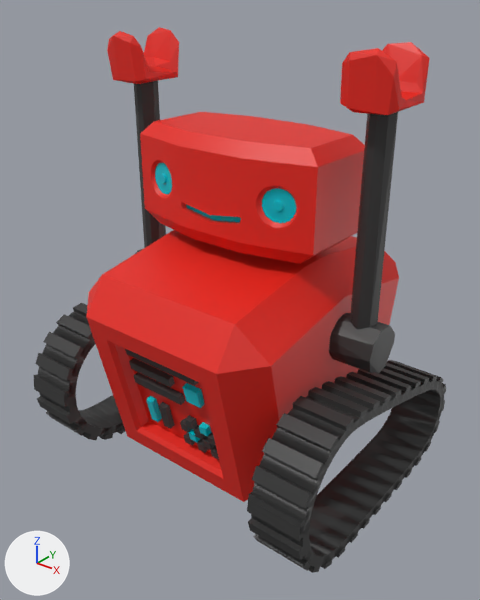
Two versions of the FBX model Assets/Models/Player/Player_robot.fbx, one commit apart.
One viewpoint serves both versions: a 50 mm camera at (1.63, -2.15, 2.15) aimed at (-0.05, -0.06, 0.85). Arrows for +X, +Y and +Z are at lower left; the lights stay in place. Where no turn or scale is listed for an object, it has been applied to the vertices.
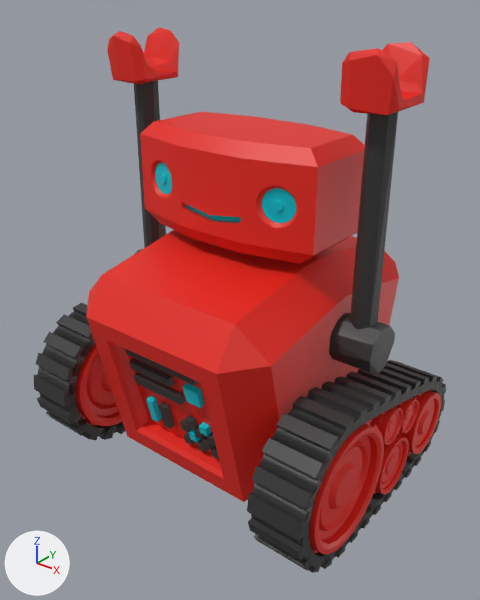
The change, as a diff of the scene's bpy script:
```diff
--- a/Assets/Models/Player/Player_robot.fbx.py
+++ b/Assets/Models/Player/Player_robot.fbx.py
@@ me_cylinder_002_1 @@
+me_cylinder_002_1.from_pydata(...)  # 1408 vertices, 1348 faces; spans x -1.44..0.13, y -0.29..0.29, z -0.29..0.29
+me_cylinder_002_1.materials.append(mat_colour)  # red #e72316
@@ me_cylinder_004 @@
+me_cylinder_004.from_pydata(...)  # 1408 vertices, 1348 faces; spans x -1.44..0.13, y -0.15..0.15, z -0.15..0.15
+me_cylinder_004.materials.append(mat_colour)  # red #e72316
@@ me_cylinder_009 @@
+me_cylinder_009.from_pydata(...)  # 1408 vertices, 1348 faces; spans x -1.43..0.12, y -0.09..0.09, z -0.09..0.09
+me_cylinder_009.materials.append(mat_colour)  # red #e72316
@@ me_cylinder_005 @@
+me_cylinder_005.from_pydata(...)  # 1408 vertices, 1348 faces; spans x -1.43..0.12, y -0.09..0.09, z -0.09..0.09
+me_cylinder_005.materials.append(mat_colour)  # red #e72316
@@ me_cylinder_003_1 @@
+me_cylinder_003_1.from_pydata(...)  # 1024 vertices, 964 faces; spans x -1.44..0.13, y -0.18..0.18, z -0.18..0.18
+me_cylinder_003_1.materials.append(mat_colour)  # red #e72316
@@ ob_cylinder @@
+ob_cylinder = bpy.data.objects.new('Cylinder', me_cylinder_002_1)
+ob_cylinder.location = (0.582, -0.317, 0.356)
@@ ob_cylinder_003 @@
+ob_cylinder_003 = bpy.data.objects.new('Cylinder.003', me_cylinder_004)
+ob_cylinder_003.location = (0.582, 0.077, 0.219)
@@ ob_cylinder_002 @@
+ob_cylinder_002 = bpy.data.objects.new('Cylinder.002', me_cylinder_009)
+ob_cylinder_002.location = (0.582, 0.03, 0.455)
@@ ob_cylinder_004 @@
+ob_cylinder_004 = bpy.data.objects.new('Cylinder.004', me_cylinder_005)
+ob_cylinder_004.location = (0.582, 0.198, 0.414)
@@ ob_cylinder_001 @@
+ob_cylinder_001 = bpy.data.objects.new('Cylinder.001', me_cylinder_003_1)
+ob_cylinder_001.location = (0.582, 0.404, 0.256)
```

Boxes (x1, y1, x2, y2) around the edits, measured in the pictures (480 x 600 px):
'Cylinder', added (red)
    after: (76, 344, 384, 554)
'Cylinder.001', added (red)
    after: (399, 390, 441, 456)
'Cylinder.003', added (red)
    after: (374, 432, 409, 495)
'Cylinder.002', added (red)
    after: (371, 406, 403, 445)
'Cylinder.004', added (red)
    after: (396, 398, 419, 433)
